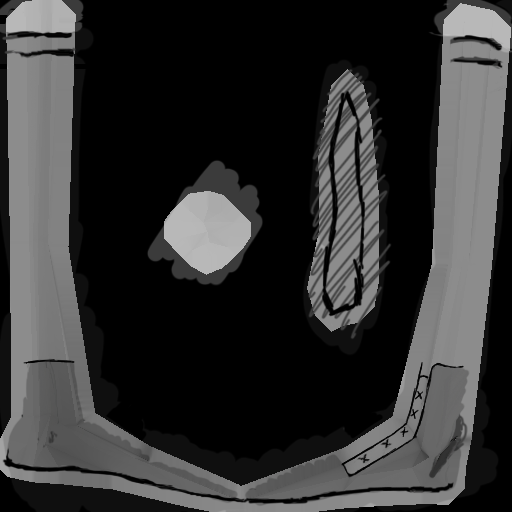
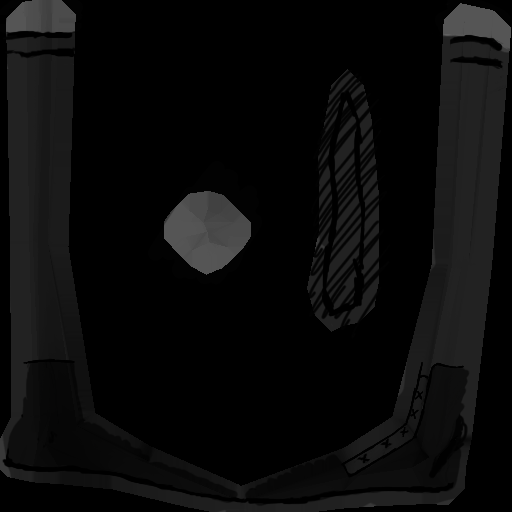
Comparing the layer stacks of the two w=512, h=512 images. Changes:
removed layer "Calque 1" over [0, 0, 512, 512]
painted on "Arrière-plan" over [0, 0, 512, 512]
